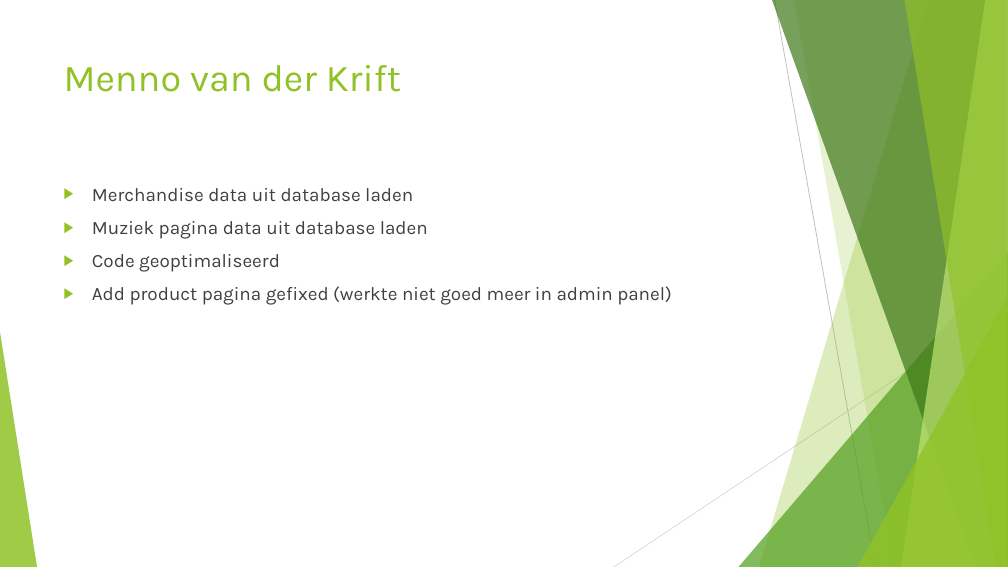
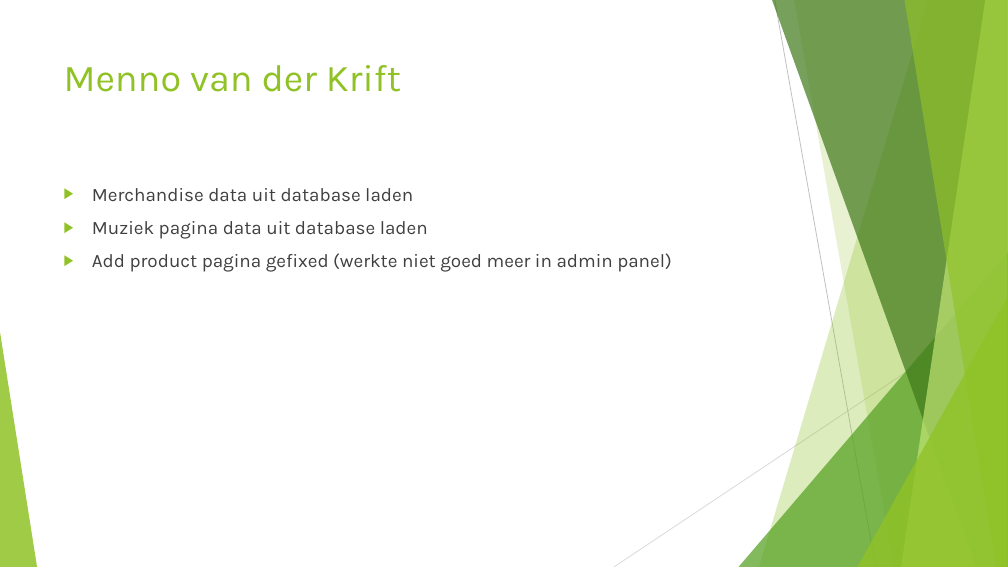
Before and after one commit to MennovanderKrift/vlambeer, a slide deck: slide 7 of presentatie_oplevering.pptx. Drawn at 1008x567 pixels with LibreOffice and Linux fonts; fonts in the diff are those of the drawing. Boxes give left, top, right and bottom in pixels: in the first picture for what was removed or moved away, otherwise in the second. Text is boxed around its words. In the diff, an @@ line names an element or a change of style, - is before the commit and + after.

Commit message:
menno presentatie

```diff
--- a/presentatie_oplevering.pptx
+++ b/presentatie_oplevering.pptx
@@ text at <box>92,254,280,272</box>: paragraph removed @@
-▶ Code geoptimaliseerd
```
